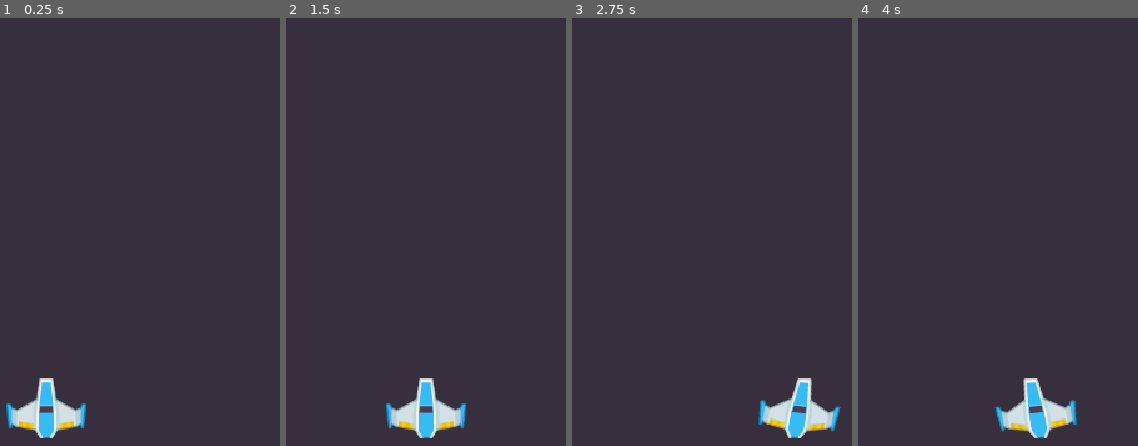
Above: before the commit, frames 1-4 (left to right).
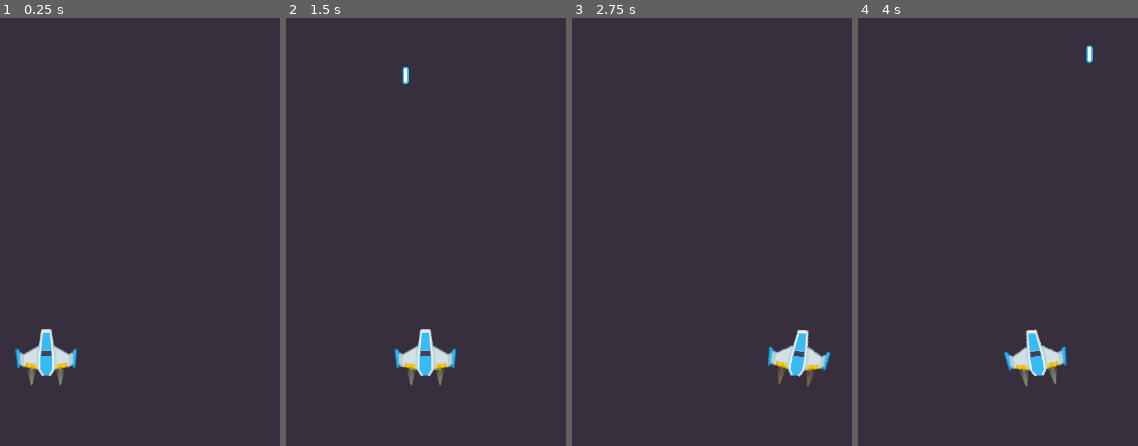
Above: after the commit, the same moments.

Repository: odonnell-brian/20-game-river-raid
Game: Godot game, scene res://Game.tscn
Two runs of this game, one before a commit and one after it. Both use one fixed random seed, a clock stepped at 60 frames per second and the inputs below.
Inputs:
- Up to frame 1 (0.25 s): no input
- Up to frame 2 (1.5 s): tap Enter at 0.5 s; hold D (move_right) 0.53-1.28 s; hold Space (shoot, bound only after the commit) 0.53-1.28 s; hold S (move_down, bound only after the commit) from 1.28 s (still down); tap Space (shoot, bound only after the commit) at 1.35 s
- Up to frame 3 (2.75 s): tap Space (shoot, bound only after the commit) at 2 s; release S (move_down, bound only after the commit) at 2.03 s; hold D (move_right) from 2.03 s (still down); hold Space (shoot, bound only after the commit) from 2.03 s (still down)
- Up to frame 4 (4 s): release D (move_right) at 2.78 s; release Space (shoot, bound only after the commit) at 2.78 s; hold W (move_up, bound only after the commit) 2.78-3.53 s; tap Space (shoot, bound only after the commit) at 2.85 s; tap Enter at 3.5 s; hold A (move_left) from 3.53 s (still down); hold Space (shoot, bound only after the commit) from 3.53 s (still down)

The runs differ from the first frame. In frame 1, 3.4% of the frame differs, in the area x 2-31%, y 72-99%; in frame 2, 3.5%, in the area x 35-65%, y 11-99%; in frame 3, 3.4%; in frame 4, 3.5%.

Commit message:
Add player vertical acceleration and shooting

Diff:
--- /dev/null
+++ b/Common/Components/acceleration_component.gd
@@ -0,0 +1,30 @@
+class_name AccelerationComponent
+extends Node
+
+const ACCELERATION_LIMITS: Vector2 = Vector2(0.0, 1.0)
+
+@export var movement_component: MovementComponent
+@export var time_to_max: float = 2.0
+@export var sprites_to_fade: Array[Sprite2D]
+
+var current_acceleration: float = 0.5
+
+func _ready() -> void:
+	update_sprites()
+
+func handle_acceleration(delta: float) -> bool:
+	if movement_component.movement.y == 0:
+		return false
+
+	var prev_acceleration: float = current_acceleration
+	var acceleration_step = ((ACCELERATION_LIMITS.y - ACCELERATION_LIMITS.x) / time_to_max) * delta
+	var acceleration_target = ACCELERATION_LIMITS.x if movement_component.movement.y > 0 else ACCELERATION_LIMITS.y
+	current_acceleration = move_toward(clampf(current_acceleration, ACCELERATION_LIMITS.x, ACCELERATION_LIMITS.y), acceleration_target, acceleration_step)
+
+	update_sprites()
+
+	return prev_acceleration != current_acceleration
+
+func update_sprites() -> void:
+	for sprite: Sprite2D in sprites_to_fade:
+		sprite.modulate.a = current_acceleration
--- /dev/null
+++ b/Common/Components/acceleration_component.tscn
@@ -0,0 +1,6 @@
+[gd_scene load_steps=2 format=3 uid="uid://kkmrqkejd5ym"]
+
+[ext_resource type="Script" uid="uid://i4qjp45dwtf6" path="res://Common/Components/acceleration_component.gd" id="1_s2bqi"]
+
+[node name="AccelerationComponent" type="Node"]
+script = ExtResource("1_s2bqi")
--- a/Common/Components/animation_component.gd
+++ b/Common/Components/animation_component.gd
@@ -4,13 +4,16 @@
 @export var movement_component: MovementComponent
 @export var animation_player: AnimationPlayer
 
+var current_animation: String = "RESET"
+
 func update_animation() -> void:
 	if not movement_component.movement_changed():
 		return
 
 	var animation_name: String = get_animation_for_movement(movement_component.movement)
-	if animation_name and animation_player.current_animation != animation_name:
+	if current_animation != animation_name:
 		animation_player.play(animation_name)
+		current_animation = animation_name
 
 func get_animation_for_movement(movement: Vector2) -> String:
 	var animation_name: String
--- /dev/null
+++ b/Common/Components/gun_component.gd
@@ -0,0 +1,28 @@
+class_name GunComponent
+extends Node
+
+@export var projectile_spawn_marker: Marker2D
+@export var projectile_entity: PackedScene
+@export var cooldown_timer: Timer
+
+var can_shoot: bool = true
+
+func _ready() -> void:
+	cooldown_timer.timeout.connect(on_cooldown_timeout)
+
+func _process(_delta: float) -> void:
+	try_shoot()
+
+func try_shoot() -> void:
+	if not Input.is_action_pressed("shoot") or not can_shoot:
+		return
+
+	var projectile = projectile_entity.instantiate() as Node2D
+	projectile.global_position = projectile_spawn_marker.global_position
+	get_tree().current_scene.add_child(projectile)
+
+	can_shoot = false
+	cooldown_timer.start()
+
+func on_cooldown_timeout() -> void:
+	can_shoot = true
--- /dev/null
+++ b/Common/Components/gun_component.tscn
@@ -0,0 +1,6 @@
+[gd_scene load_steps=2 format=3 uid="uid://pl6vbxv0dhn3"]
+
+[ext_resource type="Script" uid="uid://ctmcnctd2wbud" path="res://Common/Components/gun_component.gd" id="1_gu8us"]
+
+[node name="GunComponent" type="Node2D"]
+script = ExtResource("1_gu8us")
--- a/Common/Components/input_component.gd
+++ /dev/null
@@ -1,19 +0,0 @@
-class_name InputComponent
-extends Node
-
-enum InputState {MOVE_LEFT, MOVE_RIGHT, ACCELERATE, DECELERATE, NONE}
-
-var current_state: InputState = InputState.NONE
-var previous_state: InputState = InputState.NONE
-
-func update_state() -> void:
-	previous_state = current_state
-	if not Input.is_anything_pressed():
-		current_state = InputState.NONE
-	elif Input.is_action_just_pressed("move_left"):
-		current_state = InputState.MOVE_LEFT
-	elif Input.is_action_just_pressed("move_right"):
-		current_state = InputState.MOVE_RIGHT
-
-func state_just_changed() -> bool:
-	return previous_state != current_state
--- a/Common/Components/input_component.tscn
+++ b/Common/Components/input_component.tscn
@@ -1,6 +1,26 @@
-[gd_scene load_steps=2 format=3 uid="uid://l0qradnk6lel"]
+[gd_scene load_steps=2 format=3 uid="uid://7vrgoxsmubgr"]
 
-[ext_resource type="Script" uid="uid://5ahux8t4kdkx" path="res://Common/Components/input_component.gd" id="1_ghq5c"]
+[sub_resource type="GDScript" id="GDScript_pdb5e"]
+script/source = "class_name InputComponent
+extends Node
+
+enum InputState {MOVE_LEFT, MOVE_RIGHT, ACCELERATE, DECELERATE, NONE}
+
+var current_state: InputState = InputState.NONE
+var previous_state: InputState = InputState.NONE
+
+func update_state() -> void:
+	previous_state = current_state
+	if not Input.is_anything_pressed():
+		current_state = InputState.NONE
+	elif Input.is_action_just_pressed(\"move_left\"):
+		current_state = InputState.MOVE_LEFT
+	elif Input.is_action_just_pressed(\"move_right\"):
+		current_state = InputState.MOVE_RIGHT
+
+func state_just_changed() -> bool:
+	return previous_state != current_state
+"
 
 [node name="InputComponent" type="Node"]
-script = ExtResource("1_ghq5c")
+script = SubResource("GDScript_pdb5e")
--- a/Common/Components/movement_component.gd
+++ b/Common/Components/movement_component.gd
@@ -1,14 +1,14 @@
 class_name MovementComponent
 extends Node
 
-@export var max_speed: Vector2 = Vector2(100, 100)
+@export var max_speed: Vector2 = Vector2(200, 0)
 
 var movement: Vector2 = Vector2.ZERO
 var previous_movement: Vector2 = Vector2.ZERO
 
 func update_velocity(body: CharacterBody2D, _delta: float) -> void:
 	previous_movement = movement
-	movement = Vector2(Input.get_axis("move_left", "move_right"), 0.0)
+	movement = Vector2(Input.get_axis("move_left", "move_right"), Input.get_axis("move_up", "move_down"))
 	body.velocity = movement * max_speed
 
 func movement_changed() -> bool:
--- /dev/null
+++ b/Common/Components/scroll_component.gd
@@ -0,0 +1,19 @@
+class_name ScrollComponent
+extends Node2D
+
+const DESTROY_BUFFER_PIXELS: float = 50.0
+
+@export var node_to_move: Node2D
+@export var scroll_velocity: Vector2
+
+@export var visibility_notifier: VisibleOnScreenNotifier2D
+
+func _ready() -> void:
+	if visibility_notifier:
+		visibility_notifier.screen_exited.connect(on_screen_exited)
+
+func _physics_process(delta: float) -> void:
+	node_to_move.global_position += scroll_velocity * delta
+
+func on_screen_exited() -> void:
+	node_to_move.queue_free()
--- /dev/null
+++ b/Common/Components/scroll_component.tscn
@@ -0,0 +1,6 @@
+[gd_scene load_steps=2 format=3 uid="uid://ckwbw0c74p0n8"]
+
+[ext_resource type="Script" uid="uid://d17w62apveehq" path="res://Common/Components/scroll_component.gd" id="1_jc8v6"]
+
+[node name="ScrollComponent" type="Node2D"]
+script = ExtResource("1_jc8v6")
--- /dev/null
+++ b/Entities/laser/laser.tscn
@@ -0,0 +1,20 @@
+[gd_scene load_steps=3 format=3 uid="uid://6vucxb020b3v"]
+
+[ext_resource type="Texture2D" uid="uid://cv6bgarxpkjeu" path="res://Entities/laser/assets/laserBlue04.png" id="1_iutlv"]
+[ext_resource type="PackedScene" uid="uid://ckwbw0c74p0n8" path="res://Common/Components/scroll_component.tscn" id="2_6mloo"]
+
+[node name="Laser" type="Node2D"]
+z_index = -1
+scale = Vector2(0.75, 0.75)
+
+[node name="Sprite2D" type="Sprite2D" parent="."]
+texture = ExtResource("1_iutlv")
+
+[node name="ScrollComponent" parent="." node_paths=PackedStringArray("node_to_move", "visibility_notifier") instance=ExtResource("2_6mloo")]
+node_to_move = NodePath("..")
+scroll_velocity = Vector2(0, -1000)
+visibility_notifier = NodePath("VisibleOnScreenNotifier2D")
+
+[node name="VisibleOnScreenNotifier2D" type="VisibleOnScreenNotifier2D" parent="ScrollComponent"]
+z_index = -1
+scale = Vector2(1.33333, 2)
--- a/Entities/player/player.gd
+++ b/Entities/player/player.gd
@@ -4,8 +4,13 @@
 @export_category("Components")
 @export var animation_component: AnimationComponent
 @export var movement_component: MovementComponent
+@export var acceleration_component: AccelerationComponent
 
 func _physics_process(delta: float) -> void:
 	animation_component.update_animation()
 	movement_component.update_velocity(self, delta)
+
+	if acceleration_component.handle_acceleration(delta):
+		Signals.player_vertical_acceleration_changed.emit(acceleration_component.current_acceleration)
+
 	move_and_slide()
--- a/Entities/player/player.tscn
+++ b/Entities/player/player.tscn
@@ -1,9 +1,14 @@
-[gd_scene load_steps=9 format=3 uid="uid://1eag3rdh1g7n"]
+[gd_scene load_steps=15 format=3 uid="uid://1eag3rdh1g7n"]
 
 [ext_resource type="Script" uid="uid://d1lpfj256pd1m" path="res://Entities/player/player.gd" id="1_m0gmf"]
 [ext_resource type="Texture2D" uid="uid://4785eyc08rok" path="res://Entities/player/assets/playerShip1_blue.png" id="1_qjpfe"]
+[ext_resource type="Texture2D" uid="uid://cn8tbrmsbra3v" path="res://Entities/player/assets/fire16.png" id="2_nqdw5"]
+[ext_resource type="Texture2D" uid="uid://cug7jg6bjdhst" path="res://Entities/player/assets/fire15.png" id="3_3we0j"]
 [ext_resource type="PackedScene" uid="uid://dehvl3160x1na" path="res://Common/Components/animation_component.tscn" id="3_nqdw5"]
 [ext_resource type="PackedScene" uid="uid://df6bm56esesti" path="res://Common/Components/movement_component.tscn" id="4_3we0j"]
+[ext_resource type="PackedScene" uid="uid://kkmrqkejd5ym" path="res://Common/Components/acceleration_component.tscn" id="7_vso2a"]
+[ext_resource type="PackedScene" uid="uid://pl6vbxv0dhn3" path="res://Common/Components/gun_component.tscn" id="8_kyxaw"]
+[ext_resource type="PackedScene" uid="uid://6vucxb020b3v" path="res://Entities/laser/laser.tscn" id="9_twsei"]
 
 [sub_resource type="Animation" id="Animation_m0gmf"]
 length = 0.2
@@ -31,6 +36,34 @@
 "transitions": PackedFloat32Array(1, 1),
 "update": 2,
 "values": [0.0, 0.0]
+}
+
+[sub_resource type="Animation" id="Animation_3we0j"]
+resource_name = "speed_up"
+length = 0.25
+tracks/0/type = "value"
+tracks/0/imported = false
+tracks/0/enabled = true
+tracks/0/path = NodePath("Fire3:modulate")
+tracks/0/interp = 1
+tracks/0/loop_wrap = true
+tracks/0/keys = {
+"times": PackedFloat32Array(0, 0.25),
+"transitions": PackedFloat32Array(1, 1),
+"update": 0,
+"values": [Color(1, 1, 1, 0), Color(1, 1, 1, 1)]
+}
+tracks/1/type = "value"
+tracks/1/imported = false
+tracks/1/enabled = true
+tracks/1/path = NodePath("Fire4:modulate")
+tracks/1/interp = 1
+tracks/1/loop_wrap = true
+tracks/1/keys = {
+"times": PackedFloat32Array(0, 0.25),
+"transitions": PackedFloat32Array(1, 1),
+"update": 0,
+"values": [Color(1, 1, 1, 0), Color(1, 1, 1, 1)]
 }
 
 [sub_resource type="Animation" id="Animation_q6ntu"]
@@ -92,15 +125,34 @@
 [sub_resource type="AnimationLibrary" id="AnimationLibrary_q6ntu"]
 _data = {
 &"RESET": SubResource("Animation_m0gmf"),
+&"speed_up": SubResource("Animation_3we0j"),
 &"turn_left": SubResource("Animation_q6ntu"),
 &"turn_right": SubResource("Animation_qjpfe")
 }
 
-[node name="Player" type="CharacterBody2D" node_paths=PackedStringArray("animation_component", "movement_component")]
-scale = Vector2(0.65, 0.65)
+[node name="Player" type="CharacterBody2D" node_paths=PackedStringArray("animation_component", "movement_component", "acceleration_component")]
 script = ExtResource("1_m0gmf")
 animation_component = NodePath("AnimationComponent")
 movement_component = NodePath("MovementComponent")
+acceleration_component = NodePath("AccelerationComponent")
+
+[node name="Fire" type="Sprite2D" parent="."]
+position = Vector2(23, 37)
+texture = ExtResource("2_nqdw5")
+
+[node name="Fire2" type="Sprite2D" parent="."]
+position = Vector2(-23, 37)
+texture = ExtResource("2_nqdw5")
+
+[node name="Fire3" type="Sprite2D" parent="."]
+modulate = Color(1, 1, 1, 0)
+position = Vector2(-23, 37)
+texture = ExtResource("3_3we0j")
+
+[node name="Fire4" type="Sprite2D" parent="."]
+modulate = Color(1, 1, 1, 0)
+position = Vector2(23, 37)
+texture = ExtResource("3_3we0j")
 
 [node name="Sprite2D" type="Sprite2D" parent="."]
 texture = ExtResource("1_qjpfe")
@@ -118,3 +170,18 @@
 animation_player = NodePath("../AnimationPlayer")
 
 [node name="MovementComponent" parent="." instance=ExtResource("4_3we0j")]
+
+[node name="AccelerationComponent" parent="." node_paths=PackedStringArray("movement_component", "sprites_to_fade") instance=ExtResource("7_vso2a")]
+movement_component = NodePath("../MovementComponent")
+sprites_to_fade = [NodePath("../Fire3"), NodePath("../Fire4")]
+
+[node name="GunComponent" parent="." node_paths=PackedStringArray("projectile_spawn_marker", "cooldown_timer") instance=ExtResource("8_kyxaw")]
+projectile_spawn_marker = NodePath("Marker2D")
+projectile_entity = ExtResource("9_twsei")
+cooldown_timer = NodePath("Timer")
+
+[node name="Marker2D" type="Marker2D" parent="GunComponent"]
+position = Vector2(0, -45)
+
+[node name="Timer" type="Timer" parent="GunComponent"]
+wait_time = 0.5
--- a/Game.tscn
+++ b/Game.tscn
@@ -5,16 +5,17 @@
 [node name="Game" type="Node2D"]
 
 [node name="ColorRect" type="ColorRect" parent="."]
+z_index = -100
 anchors_preset = 8
 anchor_left = 0.5
 anchor_top = 0.5
 anchor_right = 0.5
 anchor_bottom = 0.5
-offset_right = 640.0
-offset_bottom = 360.0
+offset_right = 1280.0
+offset_bottom = 720.0
 grow_horizontal = 2
 grow_vertical = 2
 color = Color(0.219608, 0.184314, 0.243137, 1)
 
 [node name="Player" parent="." instance=ExtResource("1_wbfu4")]
-position = Vector2(320, 320)
+position = Vector2(640, 552)
--- /dev/null
+++ b/Globals/global_signals.gd
@@ -0,0 +1,5 @@
+class_name GlobalSignals
+extends Node
+
+@warning_ignore("unused_signal")
+signal player_vertical_acceleration_changed(acceleration_percent: float)
--- a/project.godot
+++ b/project.godot
@@ -16,12 +16,14 @@
 config/features=PackedStringArray("4.4", "Forward Plus")
 config/icon="res://icon.svg"
 
+[autoload]
+
+Signals="*res://Globals/global_signals.gd"
+
 [display]
 
-window/size/viewport_width=640
-window/size/viewport_height=360
-window/size/window_width_override=1920
-window/size/window_height_override=1080
+window/size/viewport_width=1280
+window/size/viewport_height=720
 window/stretch/mode="viewport"
 
 [input]
@@ -36,3 +38,22 @@
 "events": [Object(InputEventKey,"resource_local_to_scene":false,"resource_name":"","device":-1,"window_id":0,"alt_press …(192 unchanged characters)…
 ]
 }
+move_up={
+"deadzone": 0.2,
+"events": [Object(InputEventKey,"resource_local_to_scene":false,"resource_name":"","device":-1,"window_id":0,"alt_pressed":false,"shift_pressed":false,"ctrl_pressed":false,"meta_pressed":false,"pressed":false,"keycode":0,"physical_keycode":87,"key_label":0,"unicode":119,"location":0,"echo":false,"script":null)
+]
+}
+move_down={
+"deadzone": 0.2,
+"events": [Object(InputEventKey,"resource_local_to_scene":false,"resource_name":"","device":-1,"window_id":0,"alt_pressed":false,"shift_pressed":false,"ctrl_pressed":false,"meta_pressed":false,"pressed":false,"keycode":0,"physical_keycode":83,"key_label":0,"unicode":115,"location":0,"echo":false,"script":null)
+]
+}
+shoot={
+"deadzone": 0.2,
+"events": [Object(InputEventKey,"resource_local_to_scene":false,"resource_name":"","device":-1,"window_id":0,"alt_pressed":false,"shift_pressed":false,"ctrl_pressed":false,"meta_pressed":false,"pressed":false,"keycode":0,"physical_keycode":32,"key_label":0,"unicode":32,"location":0,"echo":false,"script":null)
+]
+}
+
+[rendering]
+
+textures/canvas_textures/default_texture_filter=0
Not shown, added: Common/Components/acceleration_component.gd.uid
Not shown, added: Common/Components/gun_component.gd.uid
Not shown, removed: Common/Components/input_component.gd.uid
Not shown, added: Common/Components/scroll_component.gd.uid
Binary file added: Entities/laser/assets/laserBlue04.png
Not shown, added: Entities/laser/assets/laserBlue04.png.import
Binary file added: Entities/player/assets/fire03.png
Not shown, added: Entities/player/assets/fire03.png.import
Binary file added: Entities/player/assets/fire15.png
Not shown, added: Entities/player/assets/fire15.png.import
Binary file added: Entities/player/assets/fire16.png
Not shown, added: Entities/player/assets/fire16.png.import
(and 1 more such lines)
